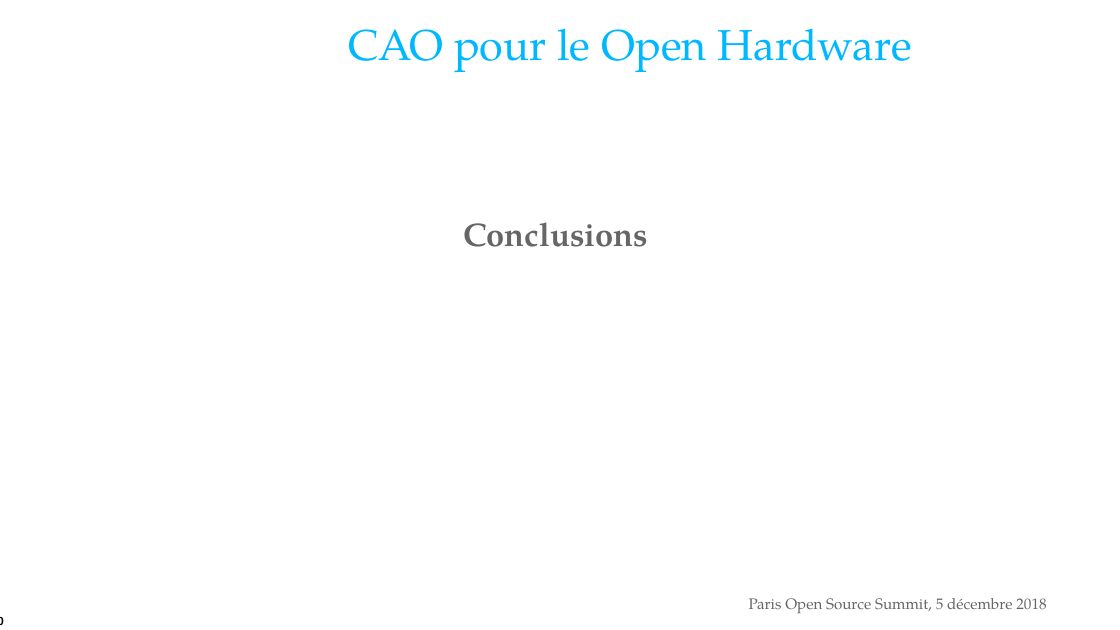
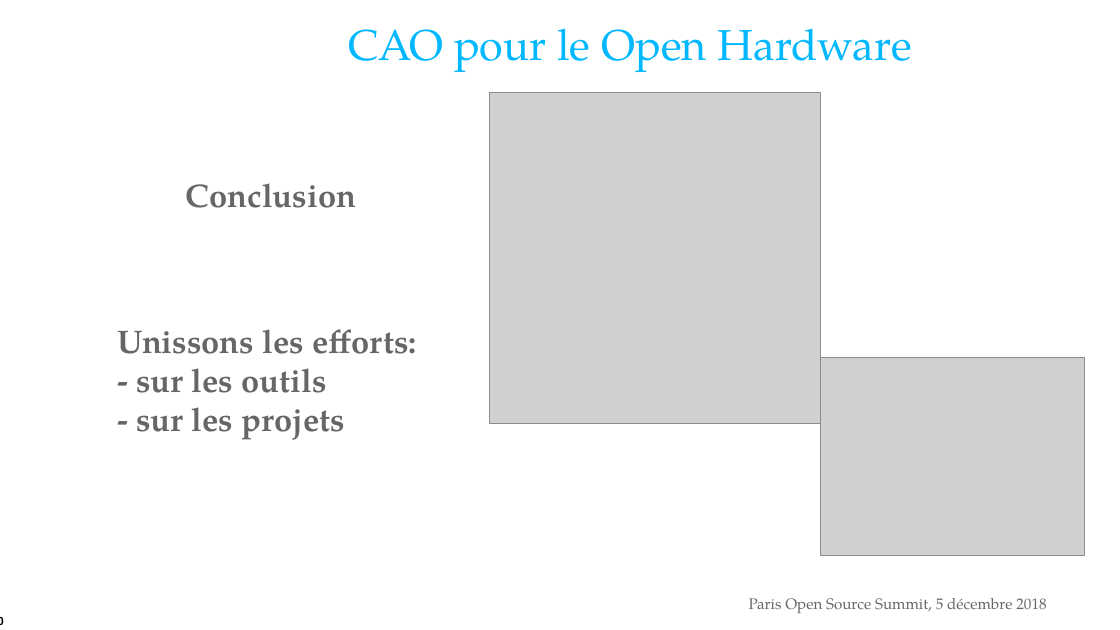
Before and after one commit to cadracks-project/pyosv, a slide deck: slide 20 of CampOSV_2018/decembre_2018_poss2018_Paris/pyosv_presentation_5decembre_POSS2018.odp. Drawn at 1120x630 pixels with LibreOffice and Linux fonts; fonts in the diff are those of the drawing; grey boxes stand for pictures; background and template pictures are left out. Boxes give left, top, right and bottom in pixels: in the first picture for what was removed or moved away, otherwise in the second. Text is boxed around its words. In the diff, an @@ line names an element or a change of style, - is before the commit and + after.

```diff
--- a/CampOSV_2018/decembre_2018_poss2018_Paris/pyosv_presentation_5decembre_POSS2018.odp
+++ b/CampOSV_2018/decembre_2018_poss2018_Paris/pyosv_presentation_5decembre_POSS2018.odp
@@ picture added at box(490, 92, 821, 423) @@
@@ text added at box(186, 183, 356, 208), 28 pt, text #666666, bold @@
+Conclusion
@@ text removed at box(463, 222, 648, 247) @@
-Conclusions
@@ text added at box(117, 329, 417, 440), 28 pt, text #666666, bold @@
+Unissons les efforts:
+- sur les outils
+- sur les projets
@@ picture added at box(820, 357, 1085, 555) @@
```
Also in this commit, not shown: 8 other slides changed, 29 other files.
